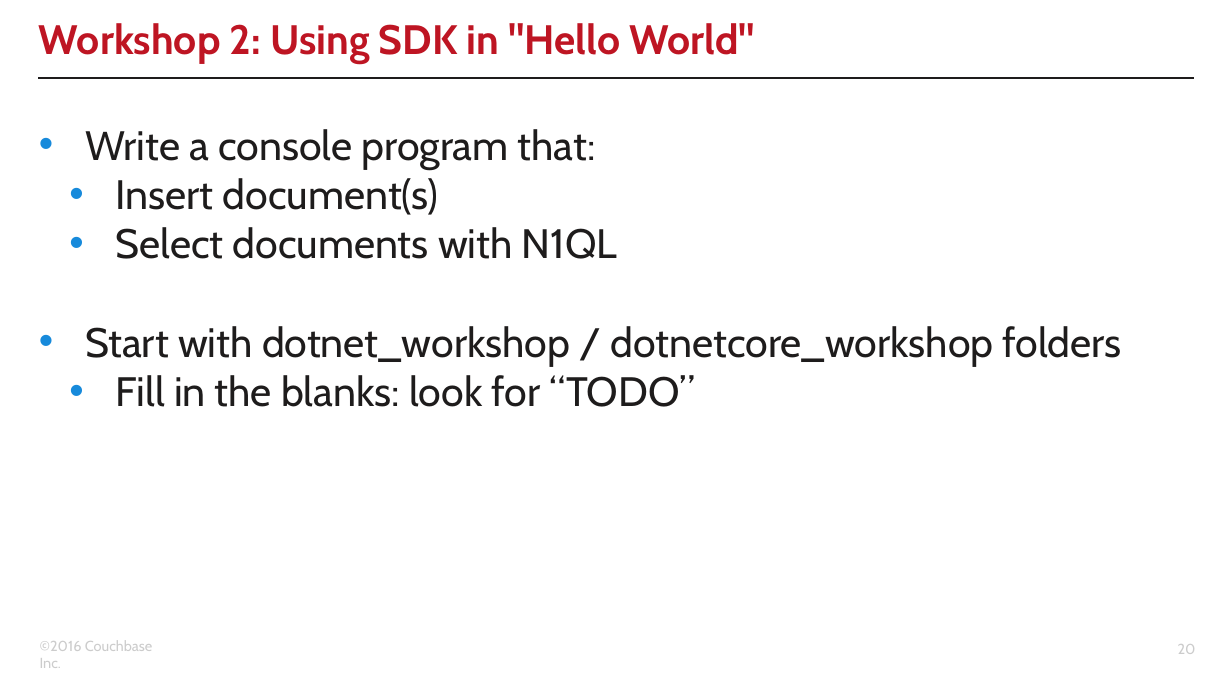
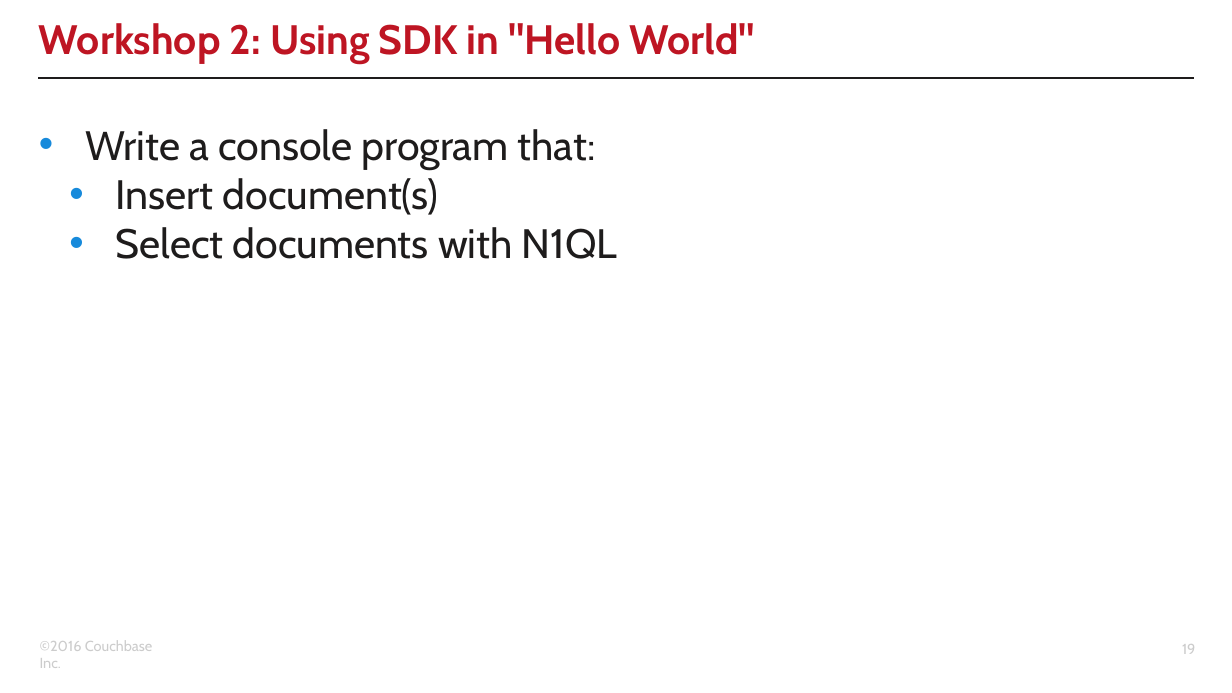
Before and after one commit to couchbaselabs/aspnet-nosql-workshop, a slide deck: slide 19 of 02/02.pptx (slide 20 before the commit). Drawn at 1232x693 pixels with LibreOffice and Linux fonts; fonts in the diff are those of the drawing; background and template pictures are left out. Boxes give left, top, right and bottom in pixels: in the first picture for what was removed or moved away, otherwise in the second. Text is boxed around its words. In the diff, an @@ line names an element or a change of style, - is before the commit and + after.

Commit message:
tweaks for workshops part 1 and 2 - removed _workshop folders (confusing) - updated Couchbase SDK and added auth for Couchbase Server 5 - updated slide decks, with corresponding PDFs

```diff
--- a/02/02.pptx
+++ b/02/02.pptx
@@ text at <box>85,326,1122,407</box>: paragraphs removed @@
-• Start with dotnet_workshop / dotnetcore_workshop folders
-  • Fill in the blanks: look for “TODO”
@@ page number at <box>1182,644,1195,654</box>: text changed @@
-20
+19
```
Also in this commit, not shown: 5 other slides changed, 1 slide added, 1 slide removed, 18 other files.
